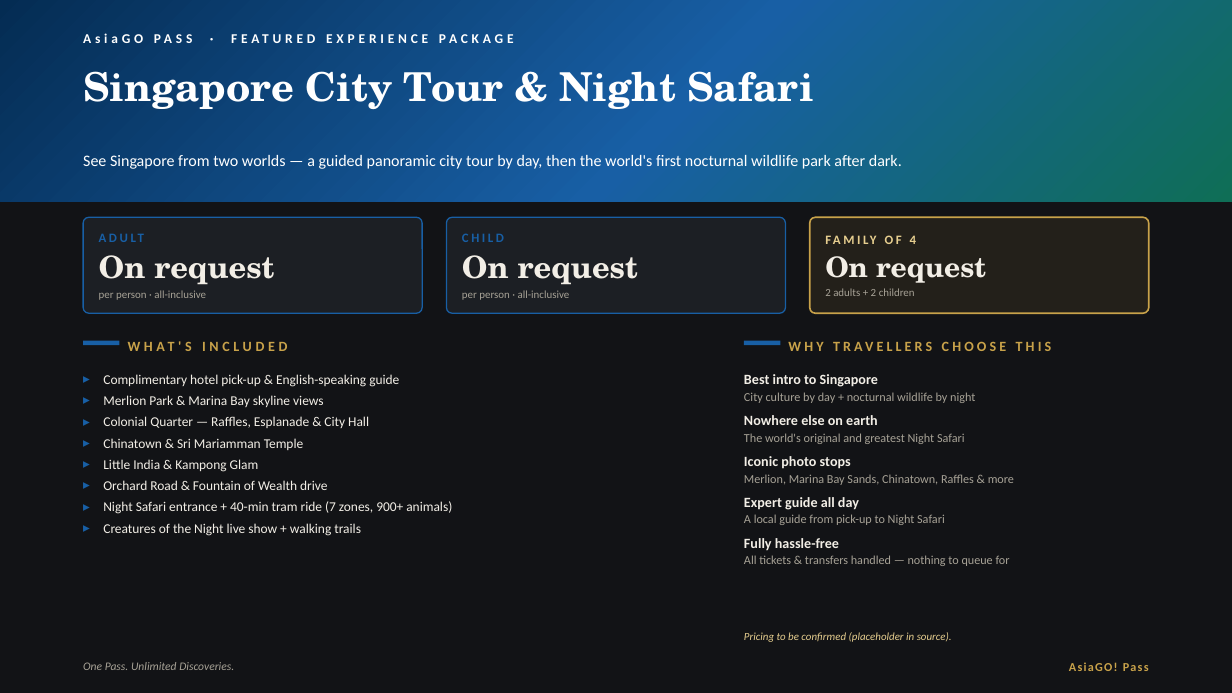
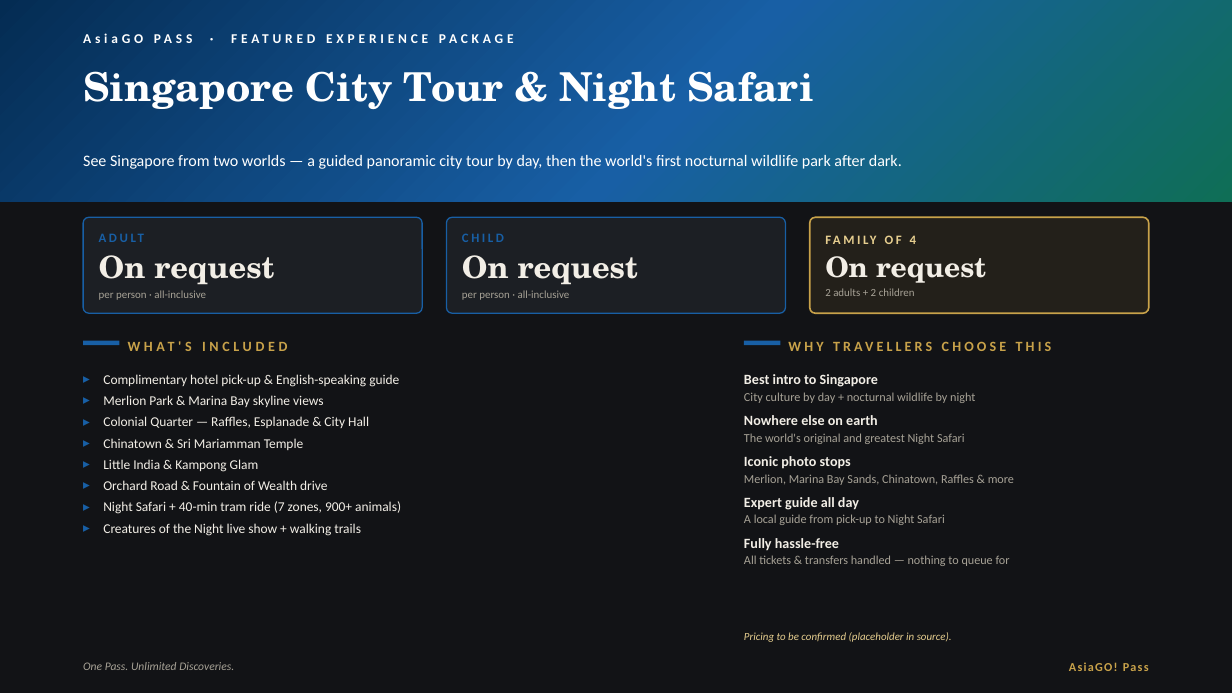
Before and after one commit to zitounesup/ai_book, a slide deck: slide 11 of AsiaGo_Pass_Presentation1_enhanced.pptx. Drawn at 1232x693 pixels with LibreOffice and Linux fonts; fonts in the diff are those of the drawing. Boxes give left, top, right and bottom in pixels: in the first picture for what was removed or moved away, otherwise in the second. Text is boxed around its words. In the diff, an @@ line names an element or a change of style, - is before the commit and + after.

```diff
--- a/AsiaGo_Pass_Presentation1_enhanced.pptx
+++ b/AsiaGo_Pass_Presentation1_enhanced.pptx
@@ text at [103, 501, 401, 514]: text changed @@
-▸ Night Safari entrance + 40-min tram ride (7 zones, 900+ animals)
+▸ Night Safari + 40-min tram ride (7 zones, 900+ animals)
```
